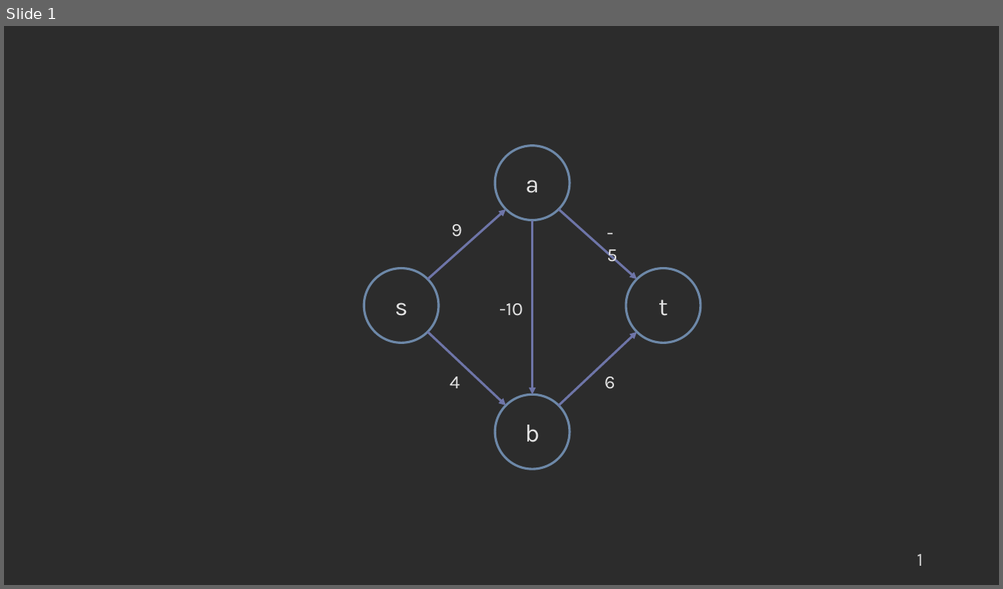
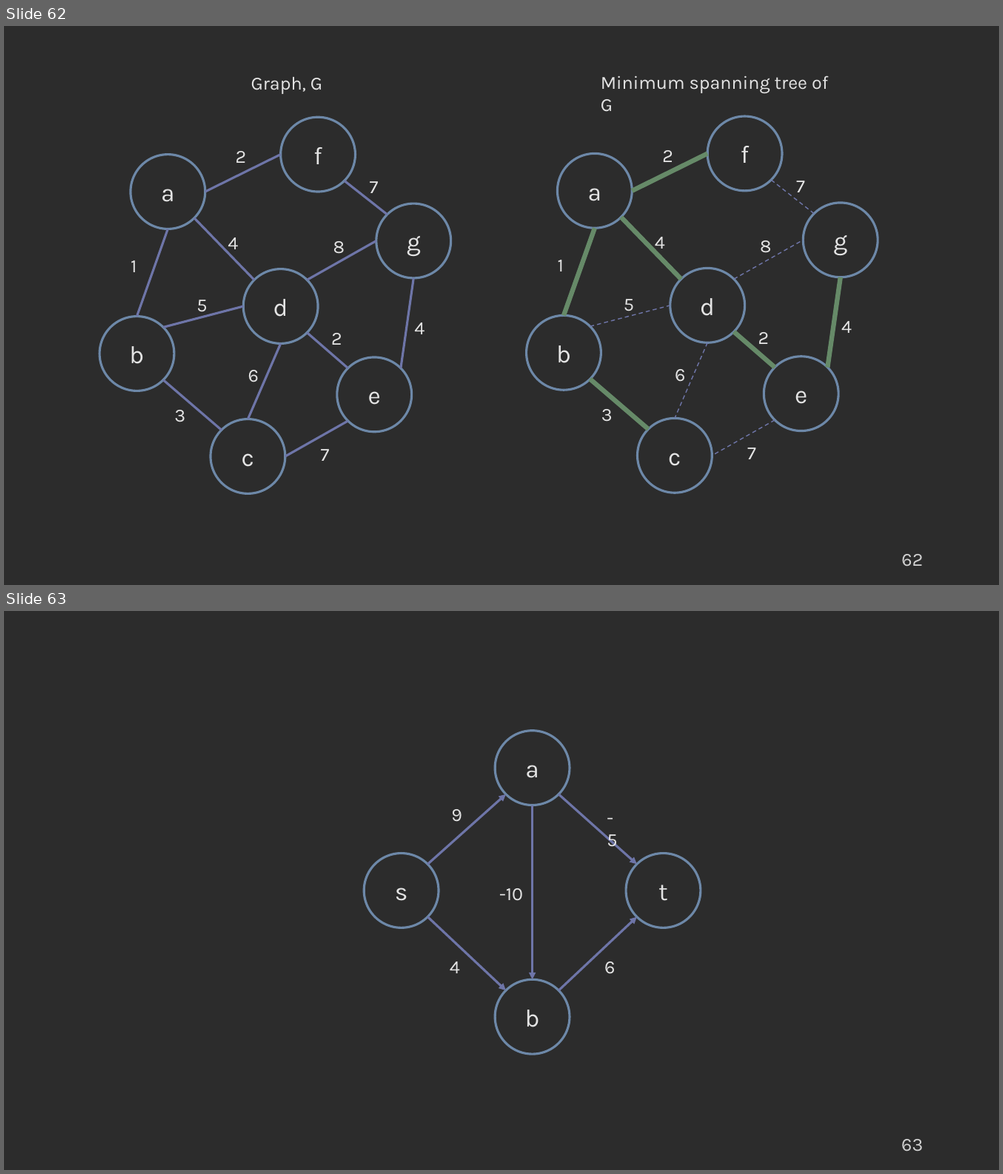
Before and after one commit to COP3530/edugator-content, a slide deck: graph-algorithms/graph-algorithms/images-ppt.pptx. Shown one above the other, each under a label of ours: slide 1 before the commit, slides 62 and 63 after it. The pictures are 1003x589 and 1003x1174 pixels, drawn with LibreOffice and Linux fonts; fonts in the diff are those of the drawing. Boxes give left, top, right and bottom in pixels: in the first picture for what was removed or moved away, otherwise in the second. Text is boxed around its words. In the diff, an @@ line names an element or a change of style, - is before the commit and + after.

Commit message:
Add remaining part of graphs algorithm lesson

```diff
--- a/graph-algorithms/graph-algorithms/images-ppt.pptx
+++ b/graph-algorithms/graph-algorithms/images-ppt.pptx
@@ slide 62 added at <box>4,26,999,585</box>, background #2C2C2C @@
@@ text added at <box>251,77,322,94</box>, 18 pt, text #E4E4E4 @@
+Graph, G
@@ text added at <box>600,76,828,112</box>, 18 pt, text #E4E4E4 @@
+Minimum spanning tree of G
@@ group added at <box>99,117,451,494</box>: 11 lines, 11 texts, 7 ellipses @@
+c
+b
+d
+a
+f
+e
+g
+1
+2
+3
+4
+4
+6
+7
+8
+5
+7
+2
@@ group added at <box>526,116,878,493</box>: 11 lines, 11 texts, 7 ellipses @@
+c
+b
+d
+a
+f
+e
+g
+1
+2
+3
+4
+4
+6
+7
+8
+5
+7
+2
@@ page number added at <box>901,554,922,567</box>, 18 pt, text #D1D1D1 @@
+62
@@ what was slide 1 is now slide 63 @@
@@ page number at <box>901,1139,922,1152</box>: text changed @@
-1
+63
```
Also in this commit, not shown: 61 other slides added, 7 other files.
